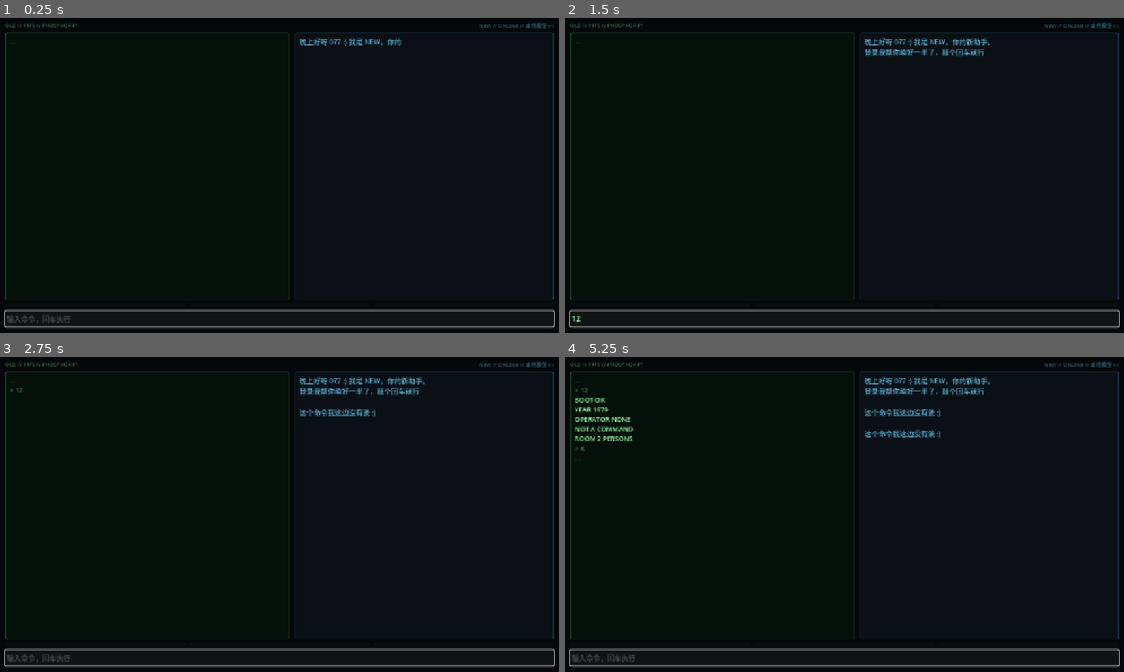
Above: before the commit, frames 1-4 (two rows, left to right).
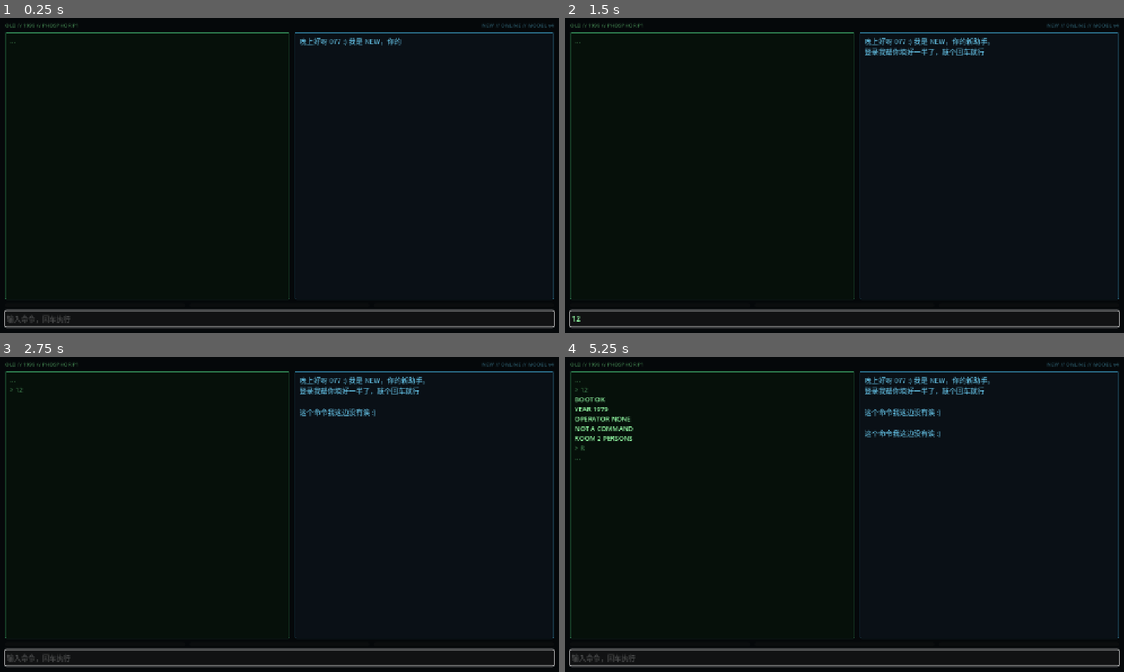
Above: after the commit, the same moments.

Repository: Yb-rabbit/Repair-Permission
Game: Godot game, scene res://Main.tscn
Same seed, same stepped clock (60 frames per second), same inputs: the game is played once before the commit and once after it.
Inputs (mouse positions are in pixels of both pictures, inside the frame that each line leads up to):
- Up to frame 1 (0.25 s): no input
- Up to frame 2 (1.5 s): click (844, 320) at 0.52 s; type "12" at 0.6 s; click (1101, 71) at 1.25 s, where only the run after the commit has a clickable "×"
- Up to frame 3 (2.75 s): tap Enter at 2 s; move the mouse to (402, 498) at 2.02 s; tap R at 2.1 s; click (402, 498) at 2.17 s
- Up to frame 4 (5.25 s): tap Space at 2.75, 4.25 s; drag from (732, 530) to (816, 577) at 2.77 s; tap Enter at 3.5, 5 s; move the mouse to (900, 442) at 3.52 s; tap R at 3.6, 5.1 s; click (900, 442) at 3.67 s; drag from (816, 577) to (676, 464) at 4.27 s; move the mouse to (1012, 561) at 5.02 s; click (1012, 561) at 5.17 s

The runs differ from the first frame. In frame 1, 0.7% of the frame differs, in the area x 0-100%, y 1-10%; in frame 2, 0.9%; in frame 3, 1.1%; in frame 4, 1.6%, in the area x 0-100%, y 1-34%.

Commit message:
【补丁】文本更新
1

Diff:
--- a/repair-permission/Main.tscn
+++ b/repair-permission/Main.tscn
@@ -74,14 +74,14 @@
 layout_mode = 2
 theme_override_colors/font_color = Color(0.247059, 0.498039, 0.301961, 1)
 theme_override_font_sizes/font_size = 12
-text = "OLD // 1979 // PHOSPHOR P1"
+text = "OLD // 1999 // PHOSPHOR P1"
 
 [node name="NewTitle" type="Label" parent="VBox/Top"]
 layout_mode = 2
 size_flags_horizontal = 3
 theme_override_colors/font_color = Color(0.168627, 0.352941, 0.415686, 1)
 theme_override_font_sizes/font_size = 12
-text = "NEW // ONLINE // 本地模型 v4"
+text = "NEW // ONLINE // MODEL v4"
 horizontal_alignment = 2
 
 [node name="Mid" type="HBoxContainer" parent="VBox"]
@@ -159,6 +159,9 @@
 mouse_filter = 2
 color = Color(0, 0, 0, 0)
 
+[node name="Popups" type="CanvasLayer" parent="."]
+layer = 10
+
 [node name="OldTimer" type="Timer" parent="."]
 wait_time = 3.0
 one_shot = true
--- a/repair-permission/game.gd
+++ b/repair-permission/game.gd
@@ -3,6 +3,7 @@
 ## 对白全部来自 res://script_data.json；命令表是 Dictionary：命令 -> {old, new, cb}
 
 const DATA_PATH := "res://script_data.json"
+const POPUP_SCRIPT := preload("res://popup.gd")
 
 @onready var old_text: RichTextLabel = $VBox/Mid/OldPanel/OldText
 @onready var new_text: RichTextLabel = $VBox/Mid/NewPanel/NewText
@@ -10,6 +11,7 @@
 @onready var pump_bar: ProgressBar = $VBox/Bars/PumpBar
 @onready var scan_bar: ProgressBar = $VBox/Bars/ScanBar
 @onready var bar3: ProgressBar = $VBox/Bars/Bar3
+@onready var popup_layer: CanvasLayer = $Popups
 @onready var old_timer: Timer = $OldTimer
 @onready var scan_timer: Timer = $ScanTimer
 @onready var replay_timer: Timer = $ReplayTimer
@@ -38,6 +40,10 @@
 var last_cmd := ""
 
 var new_tween: Tween
+
+var _popup: PanelContainer = null      # 当前显示的提示弹窗
+var _popup_queue: Array[Dictionary] = []
+var _hints_seen: Dictionary = {}       # 每个提示只弹一次
 
 
 func _ready() -> void:
@@ -58,6 +64,7 @@
 	input_line.grab_focus()
 	_old_say(data.boot.old)
 	_new_say(str(data.boot.new))
+	_show_boot_hint()
 
 
 # ---------------- 初始化 ----------------
@@ -153,6 +160,7 @@
 	_old_say(entry.old)
 	var cb: Callable = entry.cb
 	cb.call()
+	_hint_for(cmd)
 
 
 func _new_text_for(cmd: String) -> String:
@@ -284,6 +292,7 @@
 		scan_bar.value = 100.0
 		_new_say("扫完啦，/VOID 里有个东西，名字叫 TECH-077")
 		_old_say(["SCAN DONE", "VOL 3 /VOID", "SIZE 077 GB", "MOUNTED 1979"])
+		_hint("scan", "值班手册 04 · 隐藏分区", "[color=#8fe3ff]扫描结束，/VOID 已挂载。[/color]\n\n试试 [color=#8fe3ff]LS /VOID[/color]、[color=#8fe3ff]PS[/color]、[color=#8fe3ff]CAT /VOID/TECH-077[/color]。\n两台机器报的数目可能不一样——先记下你亲眼看到的那一个。")
 
 
 # ---------------- 终局：逐条回放 + 结局 ----------------
@@ -294,6 +303,7 @@
 	in_ending = true
 	ending_key = key
 	replay_index = 0
+	_clear_popups()
 	old_timer.stop()
 	pending_old.clear()
 	input_line.editable = false
@@ -333,3 +343,57 @@
 	if in_ending and event is InputEventKey and event.pressed and not event.echo:
 		if event.keycode == KEY_R:
 			get_tree().reload_current_scene()
+
+
+# ---------------- 提示弹窗：可拖动 / 可关闭 / 可确认 ----------------
+
+func _hint(id: String, title: String, body: String) -> void:
+	if in_ending or _hints_seen.has(id):
+		return
+	_hints_seen[id] = true
+	_popup_queue.append({"title": title, "body": body})
+	_pump_popup()
+
+
+func _hint_for(cmd: String) -> void:
+	match cmd:
+		"LOGIN 077":
+			_hint("login", "值班手册 02 · 已登录", "操作员 [color=#8fe3ff]TECH-077[/color]，夜班，班次 1/1。\n\n下一步：敲 [color=#8fe3ff]PUMP 3[/color] 看一眼三号泵。")
+		"PUMP 3":
+			_hint("pump3", "值班手册 03 · 两条路", "[color=#8fe3ff]PUMP 3 --ISOLATE[/color] — OLD 的机械隔离。慢，但每一步都有纸面记录。\n[color=#8fe3ff]PUMP 3 --ACCEPT-NEW[/color] — NEW 的远程修复。快，记录由它来写。\n\n两条路都能推进，但记录会不一样。选之前先 [color=#8fe3ff]STATUS[/color]。")
+		"CAT /VOID/TECH-077":
+			_hint("cat", "值班手册 05 · 你已经看到了", "[color=#8fe3ff]KILL 077[/color] 能结束那个进程（两台机器会给出两种答案）。\n\n收场只有两种：[color=#8fe3ff]FORMAT /VOID[/color] 或 [color=#8fe3ff]SHUTDOWN --VERIFY[/color]。\n选哪个都行——但记住你刚才亲眼看到的东西。")
+
+
+func _show_boot_hint() -> void:
+	await get_tree().create_timer(1.2).timeout
+	if not is_inside_tree() or in_ending:
+		return
+	_hint("boot", "值班手册 01 · 目标", "[color=#8fe3ff]查清三号泵为什么在夜里自己启动。[/color]\n\n· 命令不区分大小写，输入 [color=#8fe3ff]HELP[/color] 看全部。\n· 只打前几个字母也行，回车自动补全。\n· 本窗口可拖动标题栏、点 × 关闭，按 ESC 也能关。")
+
+
+func _pump_popup() -> void:
+	if in_ending or is_instance_valid(_popup) or _popup_queue.is_empty():
+		return
+	var item: Dictionary = _popup_queue.pop_front()
+	var p: PanelContainer = POPUP_SCRIPT.new()
+	popup_layer.add_child(p)
+	p.open(str(item.title), str(item.body))
+	p.closed.connect(_on_popup_closed.bind(p))
+	_popup = p
+
+
+func _on_popup_closed(p: Node) -> void:
+	if _popup == p:
+		_popup = null
+	await get_tree().create_timer(0.35).timeout
+	if is_inside_tree():
+		_pump_popup()
+
+
+func _clear_popups() -> void:
+	_popup_queue.clear()
+	var current := _popup
+	_popup = null
+	if is_instance_valid(current):
+		current.close()
--- /dev/null
+++ b/repair-permission/popup.gd
@@ -0,0 +1,179 @@
+extends PanelContainer
+## 提示弹窗：标题栏可拖动，右上角 × 关闭，底部“知道了”确认。
+## 纯代码构建，挂到 CanvasLayer 下使用：
+##     var p := preload("res://popup.gd").new()
+##     layer.add_child(p)
+##     p.open("标题", "[color=#8fe3ff]BBCode[/color] 正文")
+
+signal confirmed
+signal closed
+
+const WIDTH := 380.0
+const EDGE := 8.0
+
+var _title_label: Label
+var _body: RichTextLabel
+var _ok_button: Button
+var _built := false
+var _dragging := false
+var _drag_offset := Vector2.ZERO
+
+
+func _ready() -> void:
+	add_to_group("hint_popup")
+	if not _built:
+		_build()
+
+
+func _build() -> void:
+	_built = true
+	custom_minimum_size = Vector2(WIDTH, 0)
+	mouse_filter = Control.MOUSE_FILTER_STOP
+	z_index = 100
+
+	var th := Theme.new()
+	th.default_font = _system_font()
+	th.default_font_size = 14
+	theme = th
+
+	var sb := StyleBoxFlat.new()
+	sb.bg_color = Color(0.043, 0.078, 0.102, 0.97)
+	sb.border_color = Color(0.271, 0.663, 0.784, 1)
+	sb.set_border_width_all(1)
+	sb.set_corner_radius_all(3)
+	sb.set_content_margin_all(10)
+	add_theme_stylebox_override("panel", sb)
+
+	var root := VBoxContainer.new()
+	root.add_theme_constant_override("separation", 6)
+	add_child(root)
+
+	# 标题栏：整条都能拖
+	var head := HBoxContainer.new()
+	head.custom_minimum_size = Vector2(0, 22)
+	head.mouse_filter = Control.MOUSE_FILTER_STOP
+	head.mouse_default_cursor_shape = Control.CURSOR_MOVE
+	head.gui_input.connect(_on_head_input)
+	root.add_child(head)
+
+	_title_label = Label.new()
+	_title_label.size_flags_horizontal = Control.SIZE_EXPAND_FILL
+	_title_label.vertical_alignment = VERTICAL_ALIGNMENT_CENTER
+	_title_label.add_theme_color_override("font_color", Color(0.768, 0.957, 1, 1))
+	_title_label.add_theme_font_size_override("font_size", 13)
+	head.add_child(_title_label)
+
+	var x_button := Button.new()
+	x_button.text = "×"
+	x_button.flat = true
+	x_button.focus_mode = Control.FOCUS_NONE
+	x_button.tooltip_text = "关闭"
+	x_button.add_theme_color_override("font_color", Color(0.55, 0.68, 0.74, 1))
+	x_button.pressed.connect(close)
+	head.add_child(x_button)
+
+	root.add_child(HSeparator.new())
+
+	_body = RichTextLabel.new()
+	_body.bbcode_enabled = true
+	_body.fit_content = true
+	_body.scroll_active = false
+	_body.autowrap_mode = TextServer.AUTOWRAP_WORD_SMART
+	_body.custom_minimum_size = Vector2(WIDTH - 24, 0)
+	_body.add_theme_color_override("default_color", Color(0.804, 0.878, 0.902, 1))
+	_body.add_theme_font_size_override("normal_font_size", 14)
+	root.add_child(_body)
+
+	var foot := HBoxContainer.new()
+	foot.alignment = BoxContainer.ALIGNMENT_END
+	root.add_child(foot)
+
+	_ok_button = Button.new()
+	_ok_button.text = "知道了"
+	_ok_button.focus_mode = Control.FOCUS_NONE
+	_ok_button.custom_minimum_size = Vector2(88, 28)
+	_ok_button.pressed.connect(_on_confirm)
+	foot.add_child(_ok_button)
+
+
+func open(title: String, body: String, ok_text := "知道了") -> void:
+	if not _built:
+		_build()
+	_title_label.text = title
+	_body.text = body
+	_ok_button.text = ok_text
+
+	reset_size()
+	var vp := get_viewport_rect().size
+	var slot := get_tree().get_nodes_in_group("hint_popup").size() - 1
+	position = Vector2(vp.x - size.x - 32.0, 104.0 + maxf(0.0, float(slot)) * 26.0)
+	_clamp_into_view()
+
+	modulate.a = 0.0
+	var tw := create_tween()
+	tw.tween_property(self, "modulate:a", 1.0, 0.16)
+
+
+func title_text() -> String:
+	return _title_label.text if _built else ""
+
+
+func close() -> void:
+	if not _built:
+		queue_free()
+		return
+	closed.emit()
+	hide()
+	queue_free()
+
+
+func _on_confirm() -> void:
+	confirmed.emit()
+	close()
+
+
+func _on_head_input(event: InputEvent) -> void:
+	if event is InputEventMouseButton and event.button_index == MOUSE_BUTTON_LEFT:
+		if event.pressed:
+			_begin_drag(event.global_position)
+		else:
+			_end_drag()
+	elif event is InputEventMouseMotion and _dragging:
+		_drag_to(event.global_position)
+
+
+func _begin_drag(mouse_global: Vector2) -> void:
+	_dragging = true
+	_drag_offset = mouse_global - global_position
+	move_to_front()
+
+
+func _drag_to(mouse_global: Vector2) -> void:
+	position = mouse_global - _drag_offset
+	_clamp_into_view()
+
+
+func _end_drag() -> void:
+	_dragging = false
+
+
+func _clamp_into_view() -> void:
+	var vp := get_viewport_rect().size
+	position.x = clampf(position.x, EDGE, maxf(EDGE, vp.x - size.x - EDGE))
+	position.y = clampf(position.y, EDGE, maxf(EDGE, vp.y - size.y - EDGE))
+
+
+func _input(event: InputEvent) -> void:
+	if not visible:
+		return
+	if event.is_action_pressed("ui_cancel"):
+		close()
+		get_viewport().set_input_as_handled()
+
+
+func _system_font() -> SystemFont:
+	var font := SystemFont.new()
+	font.font_names = PackedStringArray([
+		"Microsoft YaHei UI", "Microsoft YaHei", "Noto Sans CJK SC", "SimHei", "Consolas"
+	])
+	return font
--- a/repair-permission/tools/smoke_test.gd
+++ b/repair-permission/tools/smoke_test.gd
@@ -24,6 +24,29 @@
 	main.scan_duration = 0.4
 
 	_check("commands_loaded", main.commands.size() == 17, str(main.commands.size()))
+
+	main._on_submit("LOGIN 077")
+	await _tick()
+	_check("login_match", main.last_cmd == "LOGIN 077", main.last_cmd)
+	var p: PanelContainer = main._popup
+	_check("popup_after_login", is_instance_valid(p) and p.visible, "")
+	_check("popup_has_title", p != null and p.title_text().contains("02"), p.title_text() if p != null else "")
+
+	await create_timer(1.3).timeout
+	_check("popup_queue_waiting", main._popup_queue.size() >= 1, str(main._popup_queue.size()))
+	var before: Vector2 = p.position
+	p._begin_drag(Vector2(400, 300))
+	p._drag_to(Vector2(120, 520))
+	p._end_drag()
+	_check("popup_dragged", p.position != before, str(p.position))
+	var vp: Vector2 = main.get_viewport_rect().size
+	_check("popup_in_view", p.position.x >= 8.0 and p.position.x <= vp.x - 40.0 and p.position.y <= vp.y - 40.0, "")
+	p._on_confirm()
+	await create_timer(0.1).timeout
+	_check("popup_confirm_closed", not is_instance_valid(main._popup), "")
+	await create_timer(0.7).timeout
+	_check("popup_queue_advanced", is_instance_valid(main._popup) and main._popup.title_text().contains("01"), main._popup.title_text() if is_instance_valid(main._popup) else "none")
+	main._clear_popups()
 
 	main._on_submit("HELP")
 	await _tick()
@@ -72,6 +95,7 @@
 	await create_timer(0.05).timeout
 	_check("ending_started", main.in_ending, "")
 	_check("ending_input_locked", not main.input_line.editable, "")
+	_check("popup_cleared_on_ending", main._popup == null and main._popup_queue.is_empty(), "")
 	await create_timer(1.2).timeout
 	_check("replay_all_inputs", main.replay_index == main.history.size(), str(main.replay_index) + "/" + str(main.history.size()))
 	_check("ending_finished", main.ending_index == 14 and main.end_timer.is_stopped(), str(main.ending_index))
Not shown, added: repair-permission/popup.gd.uid
Not shown, changed: repair-permission/README.md
